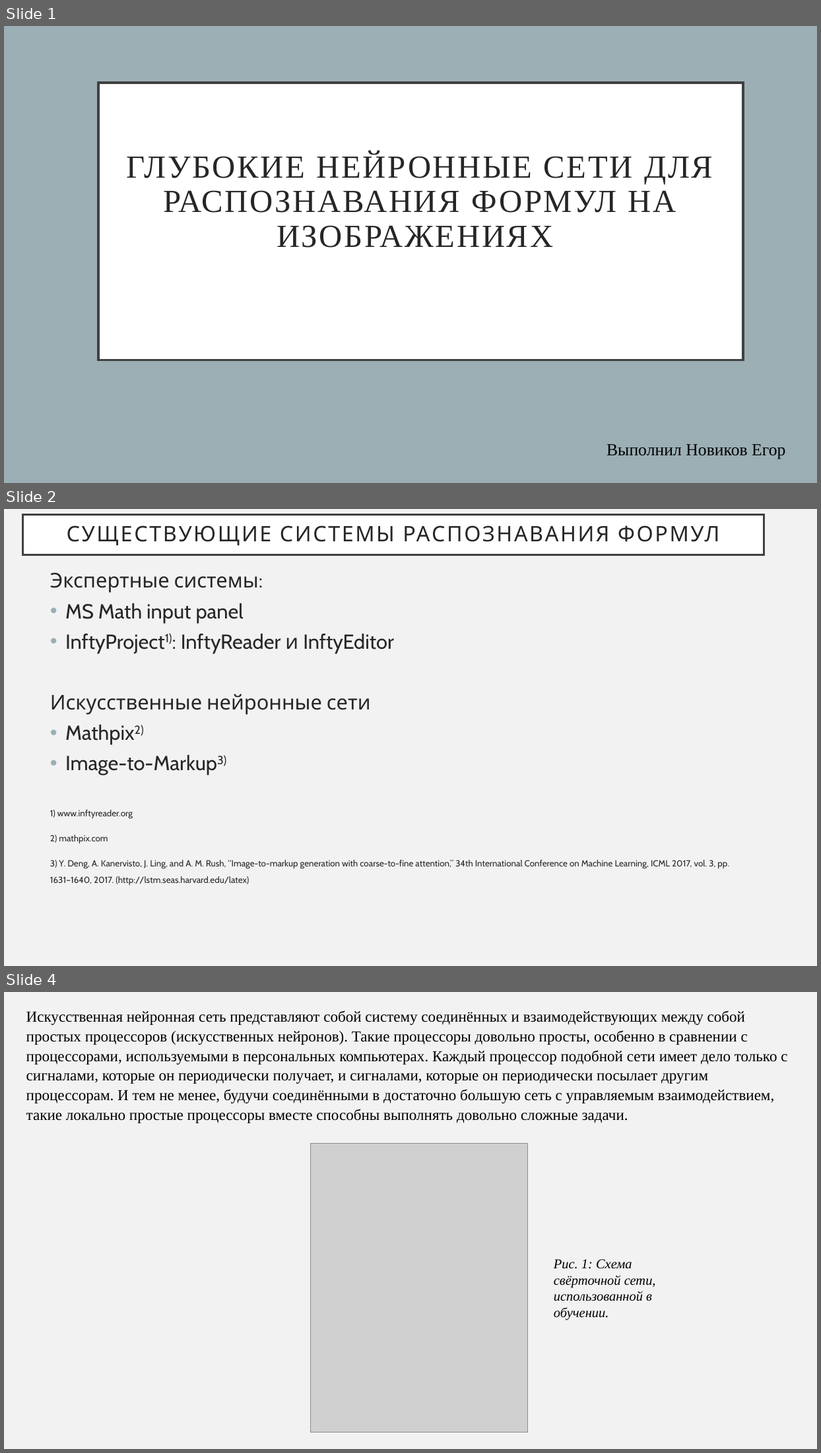
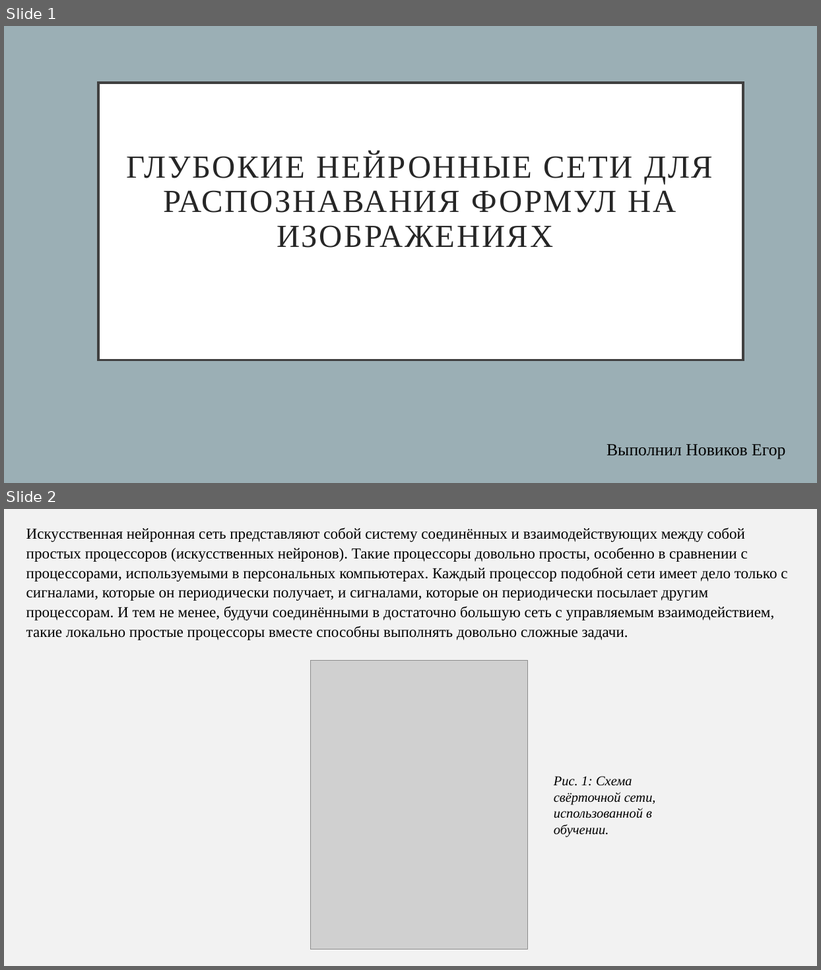
Before and after one commit to agoiga/rabota, a slide deck: Diplom.pptx. Shown one above the other, each under a label of ours: slides 1, 2 and 4 before the commit, slides 1 and 2 after it; the slides between them are not shown. The pictures are 821x1453 and 821x970 pixels, drawn with LibreOffice and Linux fonts; fonts in the diff are those of the drawing; grey boxes stand for pictures. Boxes give left, top, right and bottom in pixels: in the first picture for what was removed or moved away, otherwise in the second. Text is boxed around its words. In the diff, an @@ line names an element or a change of style, - is before the commit and + after.

```diff
--- a/Diplom.pptx
+++ b/Diplom.pptx
@@ slide 2 removed at (x1=4, y1=509, x2=817, y2=966), background #F2F2F2 @@
@@ title removed at (x1=23, y1=514, x2=765, y2=555) @@
-СУЩЕСТВУЮЩИЕ СИСТЕМЫ РАСПОЗНАВАНИЯ ФОРМУЛ
@@ text removed at (x1=50, y1=572, x2=729, y2=885) @@
-Экспертные системы:
-• MS Math input panel
-• InftyProject1): InftyReader и InftyEditor
-Искусственные нейронные сети
-• Mathpix2)
-• Image-to-Markup3)
-1) www.inftyreader.org
-2) mathpix.com
-3) Y. Deng, A. Kanervisto, J. Ling, and A. M. Rush, “Image-to-markup generation with coarse-to-fine attention,” 34th International Conference on Machine Learning, ICML 2017, vol. 3, pp. 1631–1640, 2017. (http://lstm.seas.harvard.edu/latex)
@@ what was slide 4 is now slide 2 @@
```
Also in this commit, not shown: 2 slides changed, 4 other slides removed.
